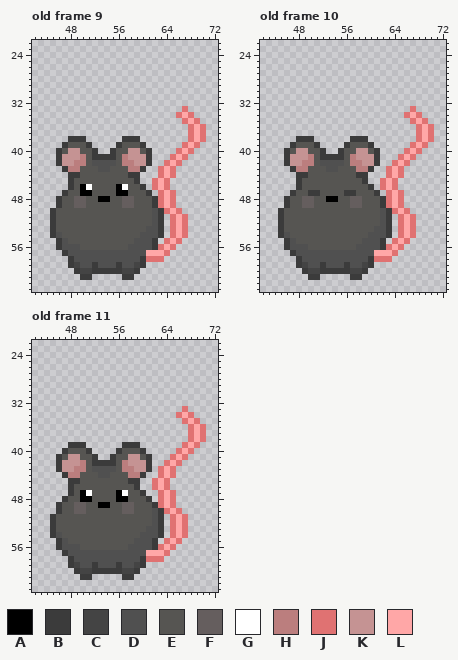
Pixel-art file: Assets/Resources/Sprites/City/city-boss.aseprite. Above, as it was before the edit.
130x152 pixels, 11 frames. Colours within 5 levels of each other are drawn and written as one. Shown: old frame 9: x 42..72, y 22..63; old frame 10: x 42..72, y 22..63; old frame 11: x 42..72, y 22..63.
Visible layers, top first: "face", "head", "arm-right", "arm-left", "body", "legs", "back coat", "skateboard".
Palette (. is transparent): A #000000  B #3b3b3b  C #444444  D #505050  E #565552  F #655e5e  G #ffffff  H #bb7e7e  J #e07272  K #c59393  L #ffa7a7
Pixels before, old frame 9, first column x 45:
33 ......................J...
34 .....................JLJ..
35 ......................JLJ.
36 .......................JLJ
37 .......................JLJ
38 ...BBB......BBB........JLJ
39 ..BEEEB....BEEEB......JLJ.
40 .BEKKEEB..BEEKKEB....JLJ..
41 .BKKKHEBBBBEHKKKB...JLJ...
42 .BKKHHEDDDDEHHKKB..JLJ....
43 ..BHHEEEDDEEEHHB..JLJ.....
44 ...BBEEEEEEEEBB...JLJ.....
45 ...BEEEEEEEEEEB..JLJ......
46 ...BEAGEEEEAGEEB.JLJ......
47 ..BEEAAEEEEAAEEEB.JLJ.....
48 .BEEFFEEAAEEFFEEEBJLJ.....
49 .BEEFFEEEEEEFFEEEBJLJ.....
50 BEEEEEEEEEEEEEEEEDBJLJ....
51 BEEEEEEEEEEEEEEEEDB.JLJ...
52 BEEEEEEEEEEEEEEEEDB.JLJ...
53 BEEEEEEEEEEEEEEEDDB.JLJ...
54 BDEEEEEEEEEEEEEDDDB.JLJ...
55 .BDEEEEEEEEEEEDDDB.JLJ....
56 .BDDDEEEEEEEEDDDDBJLJ.....
57 ..BDDDDDDDDDDDDDLLLJ......
58 ...BDDDDDDDDDDDBJJJ.......
59 ...BCDDBDDDBDDCB..........
60 ....BCCBBBBBCCB...........
61 .....BB.....BB............
Pixels before, old frame 10, first column x 45:
33 ......................J...
34 .....................JLJ..
35 ......................JLJ.
36 .......................JLJ
37 .......................JLJ
38 ...BBB......BBB........JLJ
39 ..BEEEB....BEEEB......JLJ.
40 .BEKKEEB..BEEKKEB....JLJ..
41 .BKKKHEBBBBEHKKKB...JLJ...
42 .BKKHHEDDDDEHHKKB..JLJ....
43 ..BHHEEEDDEEEHHB..JLJ.....
44 ...BBEEEEEEEEBB...JLJ.....
45 ...BEEEEEEEEEEB..JLJ......
46 ...BEEEEEEEEEEEB.JLJ......
47 ..BEEBBEEEEBBEEEB.JLJ.....
48 .BEEFFEEAAEEFFEEEBJLJ.....
49 .BEEFFEEEEEEFFEEEBJLJ.....
50 BEEEEEEEEEEEEEEEEDBJLJ....
51 BEEEEEEEEEEEEEEEEDB.JLJ...
52 BEEEEEEEEEEEEEEEEDB.JLJ...
53 BEEEEEEEEEEEEEEEDDB.JLJ...
54 BDEEEEEEEEEEEEEDDDB.JLJ...
55 .BDEEEEEEEEEEEDDDB.JLJ....
56 .BDDDEEEEEEEEDDDDBJLJ.....
57 ..BDDDDDDDDDDDDDLLLJ......
58 ...BDDDDDDDDDDDBJJJ.......
59 ...BCDDBDDDBDDCB..........
60 ....BCCBBBBBCCB...........
61 .....BB.....BB............
Pixels before, old frame 11, first column x 45:
33 ......................J...
34 .....................JLJ..
35 ......................JLJ.
36 .......................JLJ
37 .......................JLJ
38 .......................JLJ
39 ...BBB......BBB.......JLJ.
40 ..BEEEB....BEEEB.....JLJ..
41 .BEKKEEB..BEEKKEB...JLJ...
42 .BKKKHEBBBBEHKKKB..JLJ....
43 .BKKHHEDDDDEHHKKB.JLJ.....
44 ..BHHEEEDDEEEHHB..JLJ.....
45 ...BBEEEEEEEEBB..JLJ......
46 ...BEEEEEEEEEEB..JLJ......
47 ...BEAGEEEEAGEEB..JLJ.....
48 ..BEEAAEEEEAAEEEB.JLJ.....
49 .BEEFFEEAAEEFFEEEBJLJ.....
50 .BEEFFEEEEEEFFEEEDBJLJ....
51 BEEEEEEEEEEEEEEEEDB.JLJ...
52 BEEEEEEEEEEEEEEEEDB.JLJ...
53 BEEEEEEEEEEEEEEEDDB.JLJ...
54 BDEEEEEEEEEEEEEDDDB.JLJ...
55 .BDEEEEEEEEEEEDDDB.JLJ....
56 .BDDDEEEEEEEEDDDDBJLJ.....
57 ..BDDDDDDDDDDDDDLLLJ......
58 ...BDDDDDDDDDDDBJJJ.......
59 ...BCDDBDDDBDDCB..........
60 ....BCCBBBBBCCB...........
61 .....BB.....BB............
Now the later version:
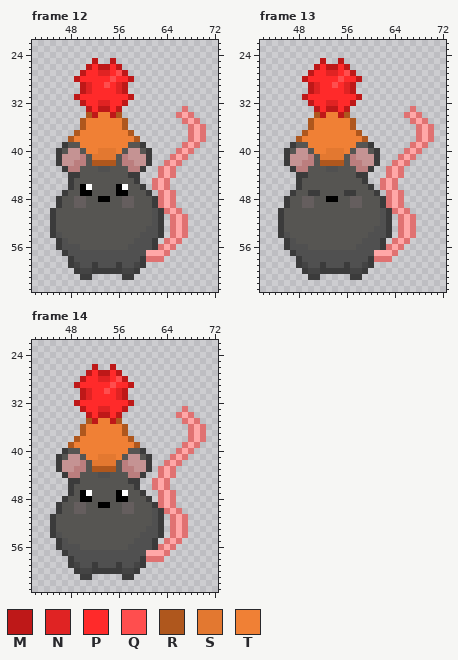
Colours new in this view: M #be1818  N #e02323  P #ff2a2a  Q #ff4e4e  R #af571d  S #e37830  T #f08035
A new or re-ordered frame is compared with the old frame closest to it.
Difference:
frames 11 -> 14
Frame 12 is new; against old frame 9, layer "body":
The author put colour M in row 25 at x 52 and 55; in row 26 at x 51, 53 to 54 and 56; in row 27 at x 50 and 57; in row 28 at x 49 and 58; in rows 29 to 30 at x 50 and 57; in row 31 at x 49 and 58.
The author put colour M in row 32 at x 50 and 57; in row 33 at x 51, 53 to 54 and 56; in row 34 at x 52 and 55.
The author put colour N in row 27 at x 53 to 54; in rows 29 to 30 at x 51 and 56; in row 32 at x 53 to 54.
The author put colour P in row 26 at x 52 and 55; in row 27 at x 51 to 52 and 55; in row 28 at x 50 to 54 and 56 to 57; in row 29 at x 52 to 53 and 55; in row 30 at x 52 to 55; in row 31 at x 50 to 57.
The author put colour P in row 32 at x 51 to 52 and 55 to 56; in row 33 at x 52 and 55.
The author put colour Q in row 27 at x 56; in row 28 at x 55; in row 29 at x 54.
The author put colour R in row 34 at x 51 and 56; in rows 35 to 36 at x 50 and 57; in row 37 at x 49 and 58.
Colour B becomes colour R in row 38 at x 48 and 59.
Colour D becomes colour R in row 42 at x 52 to 55.
The author put colour S in row 40 at x 53 to 54.
Colour B becomes colour S in row 40 at x 55; in row 41 at x 52 to 55.
The author put colour T in row 34 at x 53 to 54; in rows 35 to 36 at x 51 to 56; in row 37 at x 50 to 57; in row 38 at x 51 to 56; in row 39 at x 52 to 55.
Colour B becomes colour T in row 38 at x 49 to 50 and 57 to 58; in row 39 at x 51 and 56; in row 40 at x 52.
Colour E becomes colour T in row 39 at x 50 and 57; in row 40 at x 51 and 56.
Frame 13 is new; against old frame 10, layer "body": the same change as frame 12
Frame 14 is new; against old frame 11, layer "body":
The author put colour M in row 26 at x 52 and 55; in row 27 at x 51, 53 to 54 and 56; in row 28 at x 50 and 57; in row 29 at x 49 and 58; in rows 30 to 31 at x 50 and 57; in row 32 at x 49 and 58.
The author put colour M in row 33 at x 50 and 57; in row 34 at x 51, 53 to 54 and 56; in row 35 at x 52 and 55.
The author put colour N in row 28 at x 53 to 54; in rows 30 to 31 at x 51 and 56; in row 33 at x 53 to 54.
The author put colour P in row 27 at x 52 and 55; in row 28 at x 51 to 52 and 55; in row 29 at x 50 to 54 and 56 to 57; in row 30 at x 52 to 53 and 55; in row 31 at x 52 to 55; in row 32 at x 50 to 57.
The author put colour P in row 33 at x 51 to 52 and 55 to 56; in row 34 at x 52 and 55.
The author put colour Q in row 28 at x 56; in row 29 at x 55; in row 30 at x 54.
The author put colour R in row 35 at x 51 and 56; in rows 36 to 37 at x 50 and 57; in row 38 at x 49 and 58.
Colour B becomes colour R in row 39 at x 48 and 59.
Colour D becomes colour R in row 43 at x 52 to 55.
The author put colour S in row 41 at x 53 to 54.
Colour B becomes colour S in row 41 at x 55; in row 42 at x 52 to 55.
The author put colour T in row 35 at x 53 to 54; in rows 36 to 37 at x 51 to 56; in row 38 at x 50 to 57; in row 39 at x 51 to 56; in row 40 at x 52 to 55.
Colour B becomes colour T in row 39 at x 49 to 50 and 57 to 58; in row 40 at x 51 and 56; in row 41 at x 52.
Colour E becomes colour T in row 40 at x 50 and 57; in row 41 at x 51 and 56.
Where, in picture pixels (left, top, right, bottom), the same in both pictures:
changed: (68, 58, 140, 166)
changed: (296, 58, 368, 166)
changed: (68, 364, 140, 472)
